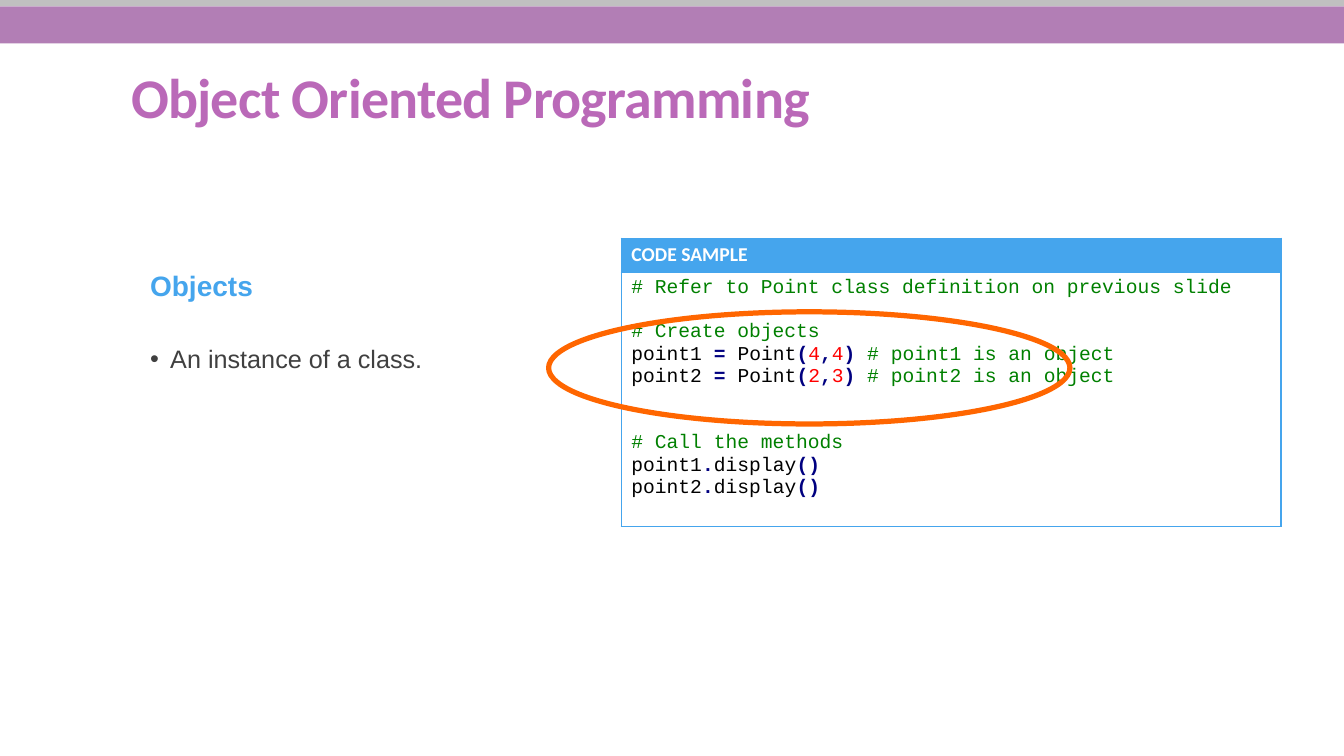
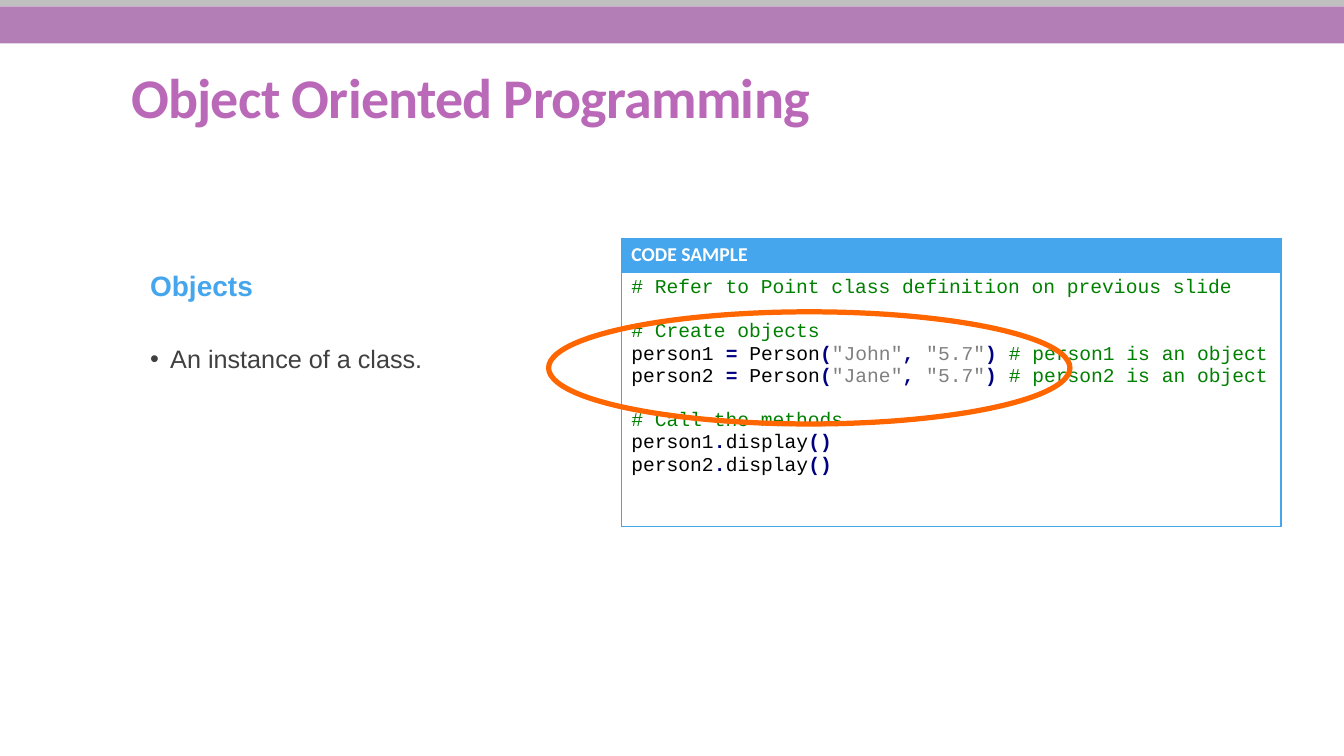
Before and after one commit to She-Codes-Now/Intro-to-Python, a slide deck: slide 26 of Python-SheCodesNow_updated.pptx. Drawn at 1344x756 pixels with LibreOffice and Linux fonts; fonts in the diff are those of the drawing; background and template pictures are left out. Boxes give left, top, right and bottom in pixels: in the first picture for what was removed or moved away, otherwise in the second. Text is boxed around its words. In the diff, an @@ line names an element or a change of style, - is before the commit and + after.

```diff
--- a/Python-SheCodesNow_updated.pptx
+++ b/Python-SheCodesNow_updated.pptx
@@ table at (621, 238, 1280, 526) @@
@@ row 2, column 1: "# Refer to Point class definition on previous slide / # Create objects / point1 = Point(4,4) # point1 is an object / point2 = Point(2,3) # point2 is an object / # Call the methods / point1.display() / point2.display()" to "# Refer to Point class definition on previous slide / # Create objects / person1 = Person("John", "5.7") # person1 is an object / person2 = Person("Jane", "5.7") # person2 is an object / # Call the methods / person1.display() / person2.display()" @@
```
Also in this commit, not shown: 13 other slides changed.
